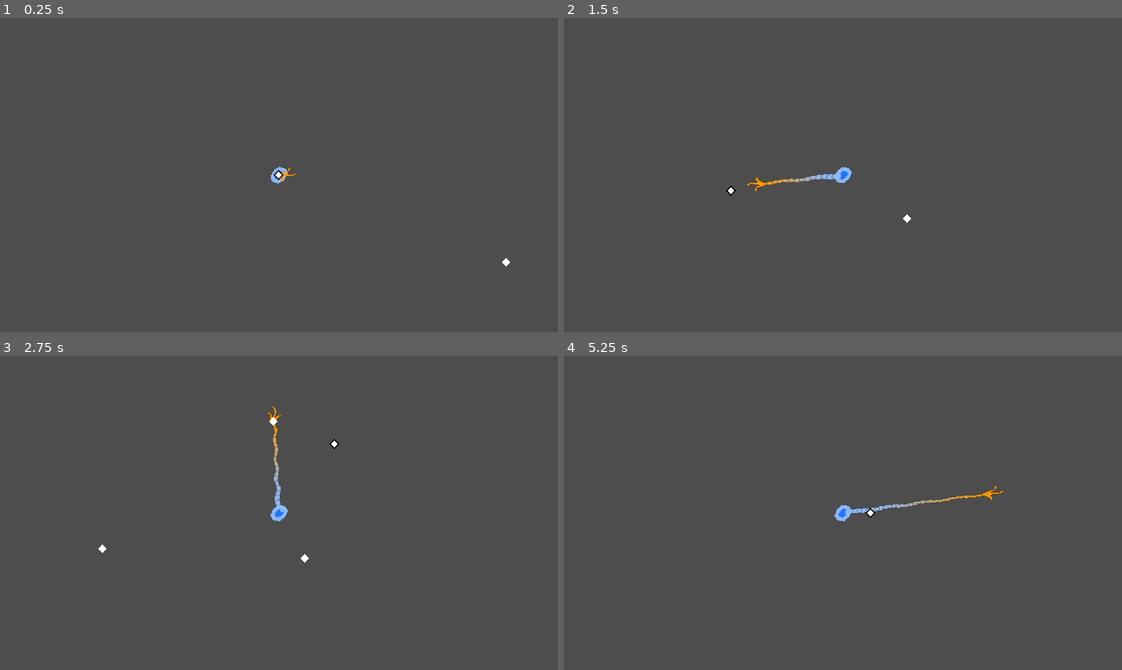
Above: before the commit, frames 1-4 (two rows, left to right).
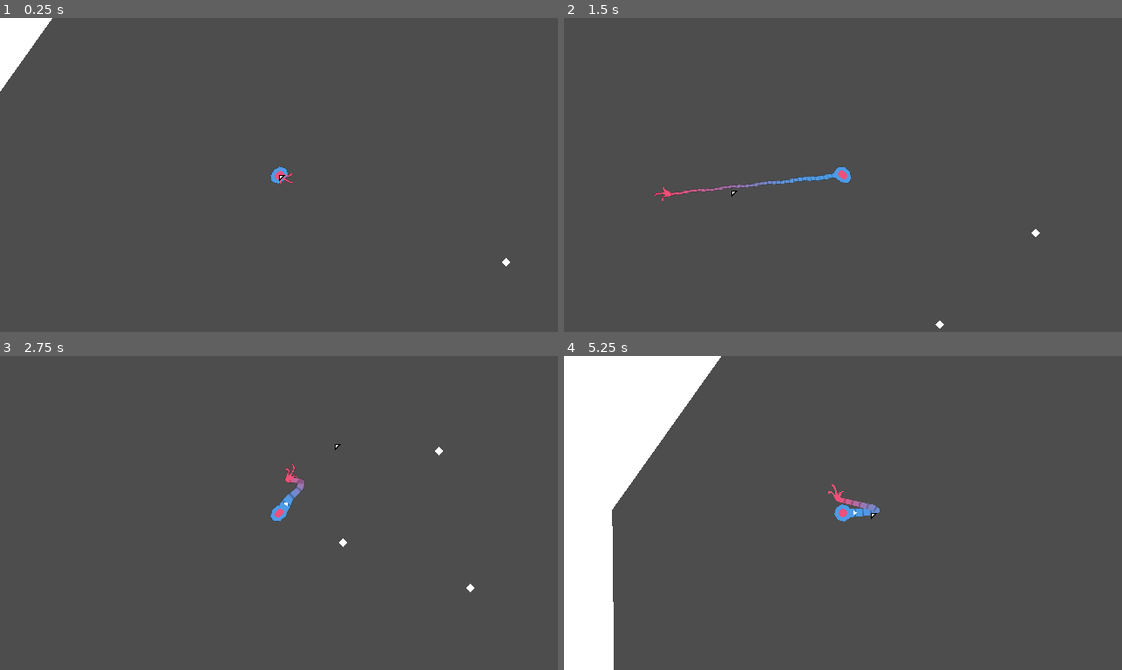
Above: after the commit, the same moments.

Repository: bnhrl/MomentumIsEverythingCountDown
Game: Godot game, scene res://Game/Levels/_Base/level.tscn
Same seed, same stepped clock (60 frames per second), same inputs: the game is played once before the commit and once after it. The project has no main scene, so this scene is started directly.
Inputs (mouse positions are in pixels of both pictures, inside the frame that each line leads up to):
- Up to frame 1 (0.25 s): no input
- Up to frame 2 (1.5 s): tap Enter at 0.5 s; move the mouse to (965, 159) at 0.52 s; press the mouse at (965, 159) at 0.53 s; hold D (right) 0.53-1.28 s; move the mouse to (731, 190) at 1.27 s; release the mouse at (731, 190) at 1.28 s; hold S (down) from 1.28 s (still down); click (731, 190) at 1.35 s
- Up to frame 3 (2.75 s): move the mouse to (334, 443) at 2.02 s; release S (down) at 2.03 s; press the mouse at (334, 443) at 2.03 s; hold D (right) from 2.03 s (still down)
- Up to frame 4 (5.25 s): move the mouse to (815, 575) at 2.77 s; release D (right) at 2.78 s; release the mouse at (815, 575) at 2.78 s; hold W (up) 2.78-3.53 s; click (815, 575) at 2.85 s; move the mouse to (1010, 560) at 3.52 s; press the mouse at (1010, 560) at 3.53 s; hold A (left) 3.53-5.03 s; move the mouse to (675, 465) at 4.27 s; release the mouse at (675, 465) at 4.28 s; click (675, 465) at 4.35 s; move the mouse to (870, 513) at 5.02 s; press the mouse at (870, 513) at 5.03 s; hold S (down) from 5.03 s (still down)

The runs differ from the first frame. In frame 1, 1.3% of the frame differs, in the area x 0-54%, y 0-54%; in frame 2, 0.6%; in frame 3, 0.7%; in frame 4, 14%, in the area x 0-79%, y 0-100%.

Commit message:
Added GameTime singleton, Player work

Diff:
--- a/Game/Levels/_Base/level.tscn
+++ b/Game/Levels/_Base/level.tscn
@@ -13,10 +13,20 @@
 
 [node name="temp" type="Node" parent="." unique_id=1293760514]
 
+[node name="Collisions" type="StaticBody2D" parent="temp" unique_id=1946216247]
+position = Vector2(-262, -103)
+scale = Vector2(1.5, 1.5)
+
+[node name="Polygon2D" type="Polygon2D" parent="temp/Collisions" unique_id=1806525439]
+polygon = PackedVector2Array(44, -111, -89, 76, -86, 339, 28, 446, 397, 463, 706, 439, 782, 274, 780, -15, 666, -100, 283, -116, 22, -78, 114, -188, 417, -187, 747, -194, 865, -94, 912, 114, 877, 446, 727, 524, 40, 517, -152, 476, -231, 230, -164, -15, -85, -111)
+
+[node name="CollisionPolygon2D" type="CollisionPolygon2D" parent="temp/Collisions" unique_id=704112373]
+polygon = PackedVector2Array(44, -111, -89, 76, -86, 339, 28, 446, 397, 463, 706, 439, 782, 274, 780, -15, 666, -100, 283, -116, 22, -78, 114, -188, 417, -187, 747, -194, 865, -94, 912, 114, 877, 446, 727, 524, 40, 517, -152, 476, -231, 230, -164, -15, -85, -111)
+
 [node name="Player" parent="temp" unique_id=2013412106 instance=ExtResource("1_ag3y2")]
 
 [node name="GrapplePoint0" parent="temp" unique_id=907286068 instance=ExtResource("2_1kmpi")]
-position = Vector2(65, 246)
+position = Vector2(151, 205)
 
 [node name="GrapplePoint1" parent="temp" unique_id=255816644 instance=ExtResource("2_1kmpi")]
 position = Vector2(261, 100)
--- a/Game/Player/player.gd
+++ b/Game/Player/player.gd
@@ -8,6 +8,7 @@
 func _ready() -> void:
 	_ready_tail()
 	Camera.target = self
+	grapple_direction_indicator.hide()
 
 func _physics_process(delta: float) -> void:
 	_process_movement(delta)
@@ -22,10 +23,10 @@
 	var input_direction := Input.get_vector("left", "right", "up", "down")
 	if grappled_object:
 		input_direction = Vector2.ZERO
-		if Input.is_action_pressed("left"):
-			momentum = momentum.rotated(-delta*32.0)*60*delta
-		elif Input.is_action_pressed("right"):
-			momentum = momentum.rotated(delta*32.0)*60*delta
+		#if Input.is_action_pressed("left"):
+			#momentum = momentum.rotated(-delta*32.0)*60*delta
+		#elif Input.is_action_pressed("right"):
+			#momentum = momentum.rotated(delta*32.0)*60*delta
 
 	velocity = input_direction * SPEED + momentum
 	momentum = LerpHelper.lv2(momentum, Vector2.ZERO, 3.0, delta)
@@ -35,6 +36,7 @@
 
 # Tail
 const DEFAULT_TAIL_DIST := 8.0
+const GRAPPLING_TAIL_DIST := 40.0
 var target_tail_dist := DEFAULT_TAIL_DIST
 var tail_dist := DEFAULT_TAIL_DIST
 @onready var tail: Line2D = $Model/Tail
@@ -53,10 +55,12 @@
 	if grappled_object: direction = global_position.direction_to(grappled_object.global_position)
 	tail_points[1] = direction * tail_dist
 
+	var lerp_mult := 1.0
+	if attempting_to_grapple: lerp_mult = 5.0
 	for i in range(tail_points.size()-2):
 		var point := tail_points[i+2]
 		var target := direction * i*tail_dist
-		point = LerpHelper.lv2(point, target, tail_dist*7-i*tail_dist, delta)
+		point = LerpHelper.lv2(point, target, (tail_dist*7-i*tail_dist)*lerp_mult, delta)
 		tail_points[i+2] = point
 
 	tail.points = tail_points
@@ -79,18 +83,21 @@
 
 
 # Grappling
-var holding_grapple := false
 var attempting_to_grapple := false
 var grappled_object: Node2D
+@onready var grapple_direction_indicator: Polygon2D = $GrappleDirectionIndicator
 func _process_grappling(delta: float) -> void:
 	_process_grapple_controls()
 	if !grappled_object:
-		if attempting_to_grapple:
+		if attempting_to_grapple: # Attempting grapple
+			target_tail_dist = GRAPPLING_TAIL_DIST
 			for body in grabber.get_overlapping_areas():
 				pass
 			for area in grabber.get_overlapping_areas():
 				if area is GrapplePoint:
 					hit_grapple(area)
+		else:
+			target_tail_dist = DEFAULT_TAIL_DIST
 		return
 
 	tail_points[tail_points.size()-1] = grappled_object.global_position - global_position
@@ -99,18 +106,18 @@
 
 func _process_grapple_controls() -> void:
 	if !grappled_object:
-		if Input.is_action_pressed("grapple") and !attempting_to_grapple and !holding_grapple:
-			holding_grapple = true
-			target_tail_dist = 32.0
+		if Input.is_action_pressed("grapple") and !attempting_to_grapple: # Grapple slow-down
+			GameTime.set_temp_scale(0.1)
+			grapple_direction_indicator.look_at(get_global_mouse_position())
+			grapple_direction_indicator.show()
+		elif Input.is_action_just_released("grapple") and !attempting_to_grapple: # Grapple shoot
+			grapple_direction_indicator.hide()
 			attempting_to_grapple = true
 			await Delays.wait(0.5)
 			attempting_to_grapple = false
-		elif !Input.is_action_pressed("grapple") or !attempting_to_grapple:
-			if !Input.is_action_pressed("grapple"): holding_grapple = false
-			target_tail_dist = DEFAULT_TAIL_DIST
-	else:
-		if !Input.is_action_pressed("grapple"):
-			grappled_object = null
+	#else: # Grapple cancelling
+		#if Input.is_action_just_pressed("grapple"):
+			#grappled_object = null
 
 func hit_grapple(node: Node2D) -> void:
 	print("Grappled " + node.name + "!")
@@ -118,6 +125,7 @@
 	attempting_to_grapple = false
 
 func release_grapple() -> void:
+	print("Released grappled object!")
 	grappled_object = null
 
 func passed_grapple_object() -> void:
--- a/Game/Player/player.tscn
+++ b/Game/Player/player.tscn
@@ -20,7 +20,7 @@
 
 [sub_resource type="Gradient" id="Gradient_c6smh"]
 offsets = PackedFloat32Array(0.4408867, 1)
-colors = PackedColorArray(0.5529412, 0.7176471, 0.95686275, 1, 1, 0.6, 0, 1)
+colors = PackedColorArray(0.3019608, 0.60784316, 0.9019608, 1, 0.9411765, 0.30980393, 0.47058824, 1)
 
 [sub_resource type="CircleShape2D" id="CircleShape2D_letr6"]
 radius = 15.0
@@ -45,21 +45,24 @@
 end_cap_mode = 2
 
 [node name="Visual0" type="Polygon2D" parent="Model" unique_id=1400161394]
-color = Color(0.5568, 0.71807986, 0.96, 1)
+color = Color(0.3019608, 0.60784316, 0.9019608, 1)
 polygon = PackedVector2Array(0, -10, -7, -7, -10, 0, -7, 7, 0, 10, 7, 7, 10, 0, 7, -7)
 
 [node name="Visual1" type="Polygon2D" parent="Model" unique_id=232795012]
-color = Color(0.12156863, 0.45882353, 0.95686275, 1)
-polygon = PackedVector2Array(0, -5, -3.5, -3.5, -5, 0, -3.5, 3.5, 0, 5, 3.5, 3.5, 2, 0, 3.5, -3.5)
+color = Color(0.9411765, 0.30980393, 0.47058824, 1)
+polygon = PackedVector2Array(0, -5, -3.5, -3.5, -5, 0, -3.5, 3.5, 0, 5, 3.5, 3.5, 5, 0, 3.5, -3.5)
 
 [node name="Grabber" type="Area2D" parent="Model" unique_id=1042861233]
 position = Vector2(51, 0)
 
 [node name="GrabberPoly" type="Polygon2D" parent="Model/Grabber" unique_id=912116858]
-color = Color(1, 0.6, 0, 1)
+color = Color(0.9411765, 0.30980393, 0.47058824, 1)
 offset = Vector2(0, 2)
 polygon = PackedVector2Array(-1, 0, -1, -4, 2, -5, 9, -6, 10, -10, 12, -10, 12, -7, 10, -5, 5, -3, 8, -2, 15, -2, 18, -4, 19, -2, 15, 0, 9, 0, 5, 0, 7, 3, 7, 7, 6, 7, 5, 4)
 
 [node name="Collision" type="CollisionShape2D" parent="Model/Grabber" unique_id=344104193]
 position = Vector2(6, 0)
 shape = SubResource("CircleShape2D_letr6")
+
+[node name="GrappleDirectionIndicator" type="Polygon2D" parent="." unique_id=1750413852]
+polygon = PackedVector2Array(12, -3, 16, 0, 12, 3)
--- a/_Globals/Camera/_Camera.gd
+++ b/_Globals/Camera/_Camera.gd
@@ -1,7 +1,19 @@
 extends Camera2D
 
+func _ready() -> void:
+	global_position = get_viewport_rect().size/2.0
 
 var target: Node2D
 
 func _process(_delta: float) -> void:
-	global_position = target.global_position
+	if target:
+		global_position = target.global_position
+	#_process_zoom(delta)
+
+func _process_zoom(delta: float) -> void:
+	var z := 1.0 + (GameTime.time_scale-1.0)*0.25
+	var target_zoom := Vector2(z,z)
+	zoom = LerpHelper.lv2(zoom, target_zoom, 8.0, delta)
+
+func set_camera_bounds(left_top: Vector2, right_bottom: Vector2) -> void:
+	pass
--- a/_Globals/Cursor/cursor.tscn
+++ b/_Globals/Cursor/cursor.tscn
@@ -9,7 +9,7 @@
 
 [node name="Visual1" type="Polygon2D" parent="CursorObject" unique_id=1885440409]
 color = Color(0, 0, 0, 1)
-polygon = PackedVector2Array(0, -6, -6, 0, 0, 6, 6, 0)
+polygon = PackedVector2Array(0, 0, 0, 8, 8, 0)
 
 [node name="Visual0" type="Polygon2D" parent="CursorObject" unique_id=1949847239]
-polygon = PackedVector2Array(0, -4, -4, 0, 0, 4, 4, 0)
+polygon = PackedVector2Array(1, 1, 1, 5, 5, 1)
--- /dev/null
+++ b/_Globals/_GameTime.gd
@@ -0,0 +1,15 @@
+extends Node
+
+func _process(delta: float) -> void:
+	time_scale = LerpHelper.lf(time_scale, _target_time_scale, 32.0, delta)
+	Engine.time_scale = time_scale
+
+
+var _target_time_scale := 1.0
+var time_scale := 1.0
+
+func set_time_scale(ts := 1.0) -> void:
+	_target_time_scale = ts
+
+func set_temp_scale(ts := 0.5) -> void:
+	time_scale = ts
--- a/project.godot
+++ b/project.godot
@@ -19,6 +19,7 @@
 Delays="*uid://b4yfch5nbpepm"
 Cursor="*uid://b2yt7evteq6qx"
 Camera="*uid://i6e8vkirx2w3"
+GameTime="*uid://do5at2mhoc1xd"
 
 [debug]
 
@@ -87,3 +88,6 @@
 
 textures/canvas_textures/default_texture_filter=0
 rendering_device/driver.windows="d3d12"
+anti_aliasing/screen_space_roughness_limiter/enabled=false
+textures/decals/filter=0
+textures/light_projectors/filter=0
Not shown, added: _Globals/_GameTime.gd.uid
